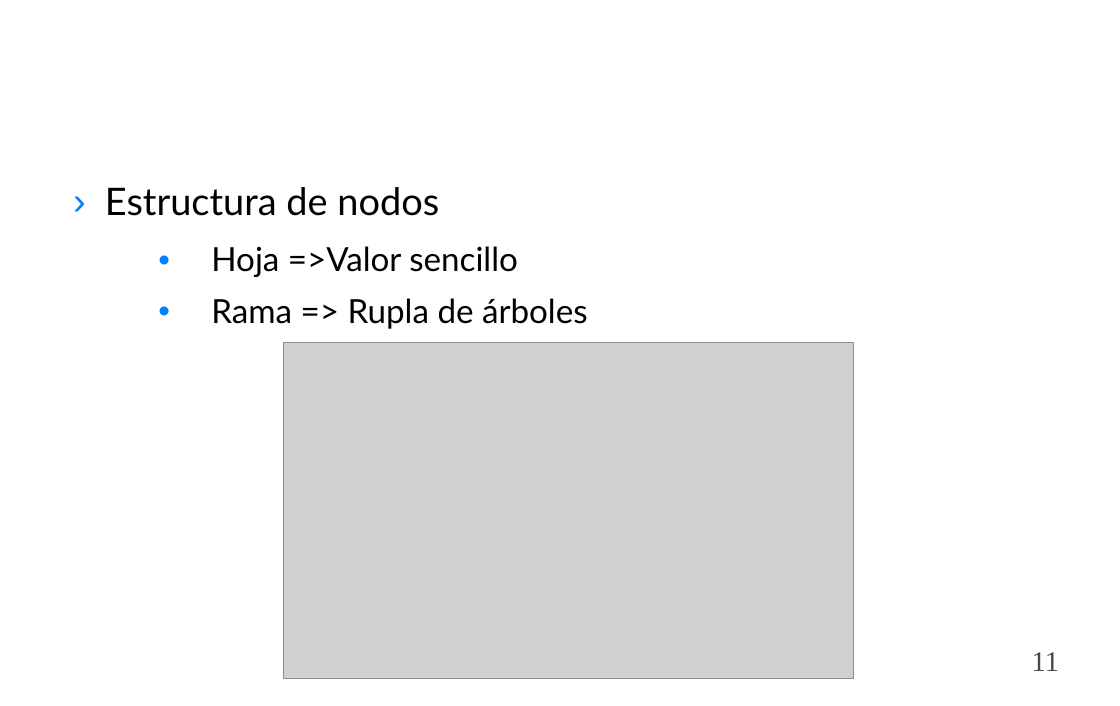
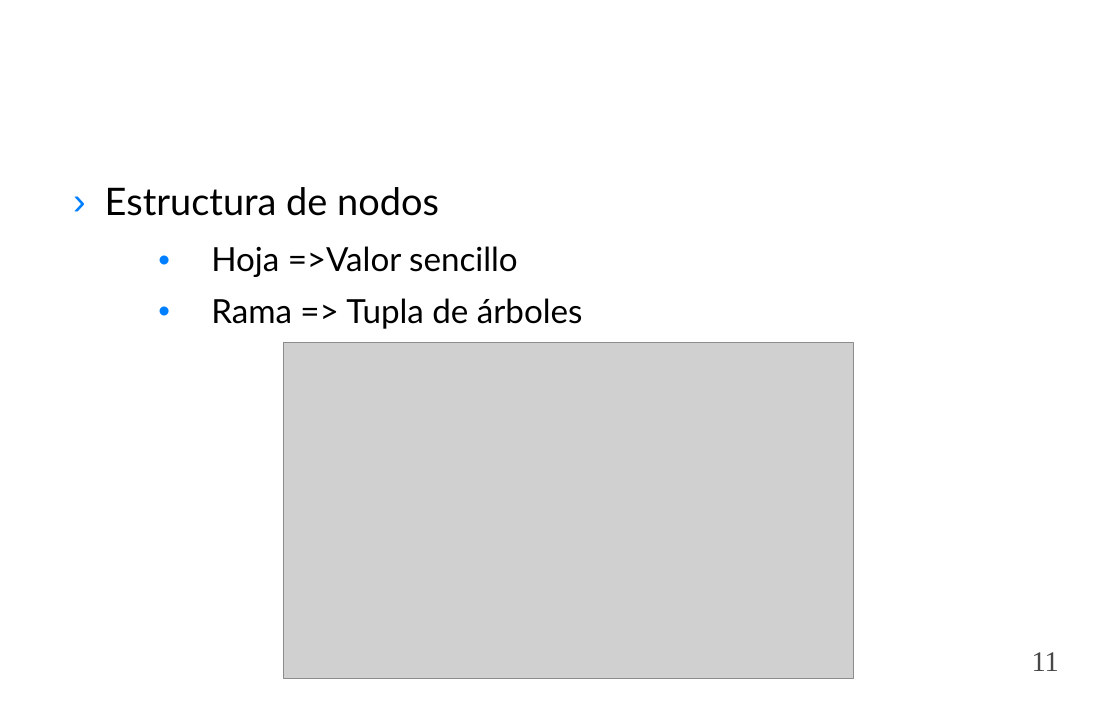
Before and after one commit to padoca/cursoScala, a slide deck: slide 11 of guiones/ppt/7.Programación Funcional Scala.ppt. Drawn at 1120x706 pixels with LibreOffice and Linux fonts; fonts in the diff are those of the drawing; grey boxes stand for pictures; background and template pictures are left out. Boxes give left, top, right and bottom in pixels: in the first picture for what was removed or moved away, otherwise in the second. Text is boxed around its words. In the diff, an @@ line names an element or a change of style, - is before the commit and + after.

```diff
--- a/guiones/ppt/7.Programación Funcional Scala.ppt
+++ b/guiones/ppt/7.Programación Funcional Scala.ppt
@@ text at (211, 298, 583, 329): text changed @@
-  • Rama => Rupla de árboles
+  • Rama => Tupla de árboles
```
Also in this commit, not shown: 3 other slides changed, 16 other files.
